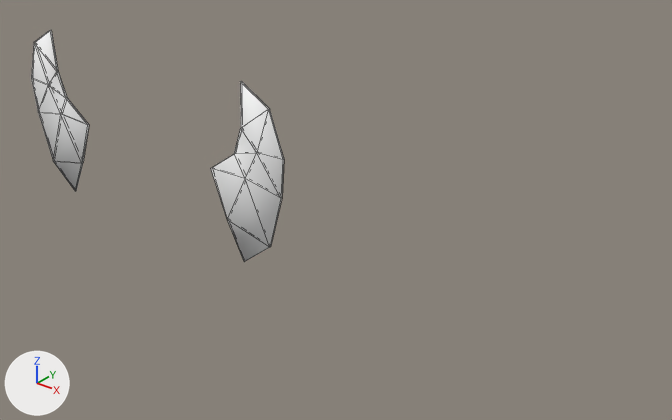
A saved change to the glTF model art/characters/accessories/roblox/acc_paper_horns.glb.
One viewpoint serves both versions: a 50 mm camera at (1.072, -0.857, 1.605) aimed at (0.338, 0.06, 1.037). Arrows for +X, +Y and +Z are at lower left; the lights stay in place. The older version comes first. Mesh edges are drawn as thin lines. Vertices at exactly the same position are counted once.

Before the edit, the objects in view are built like this:
```python
me_acc_paper_horns = bpy.data.meshes.new('acc_paper_horns')
me_acc_paper_horns.from_pydata(...)  # 48 vertices, 88 faces; spans x -0.285..0.285, y 0.011..0.013, z 0.928..1.211
me_acc_paper_horns.materials.append(mat_m_acc)
ob_acc_paper_horns = bpy.data.objects.new('acc_paper_horns', me_acc_paper_horns)
ob_acc_paper_horns.location = (0.0, 0.0, 0.0)
```
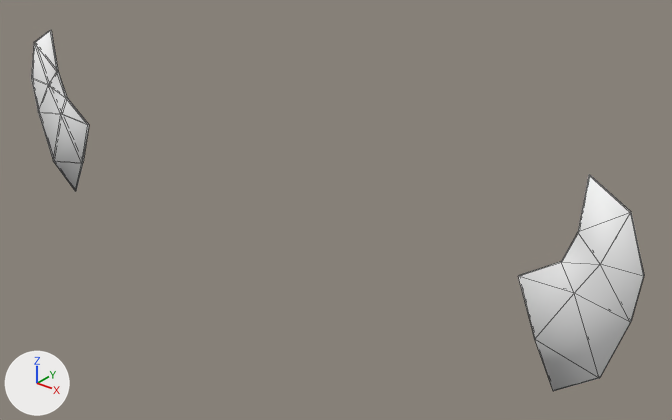
The newer file is also rescaled (x0.55), turned or shifted as a whole; pictures and numbers use the older file's frame.

Where the change shows, as pixel boxes (x1, y1, x2, y2) in the pictures (672 x 420 px; the box of a moved part takes in the faces that stretch with it):
'acc_paper_horns', reshaped (142% wider, 55% taller): before (31, 30, 284, 262); after (31, 30, 644, 391)
part 1 of me_acc_paper_horns, moved or reshaped: before (211, 81, 284, 262); after (518, 175, 644, 391)

The change, as a diff of the scene's bpy script:
```diff
--- a/art/characters/accessories/roblox/acc_paper_horns.glb.py
+++ b/art/characters/accessories/roblox/acc_paper_horns.glb.py
@@ me_acc_paper_horns @@
 # used by ob_acc_paper_horns; location = (0.0, 0.0, 0.0)
-me_acc_paper_horns.from_pydata(...)  # 48 vertices, 88 faces; spans x -0.285..0.285, y 0.011..0.013, z 0.928..1.211
+me_acc_paper_horns.from_pydata(...)  # 48 vertices, 88 faces; spans x -0.285..0.791, y 0.011..0.013, z 0.928..1.211
+# me_acc_paper_horns part 1: the loose piece of 24 vertices spanning x 0.143..0.285, y 0.011..0.013, z 0.928..1.211 is moved by (0.506, 0.0, 0.0)
 me_acc_paper_horns.materials.append(mat_m_acc)
```
